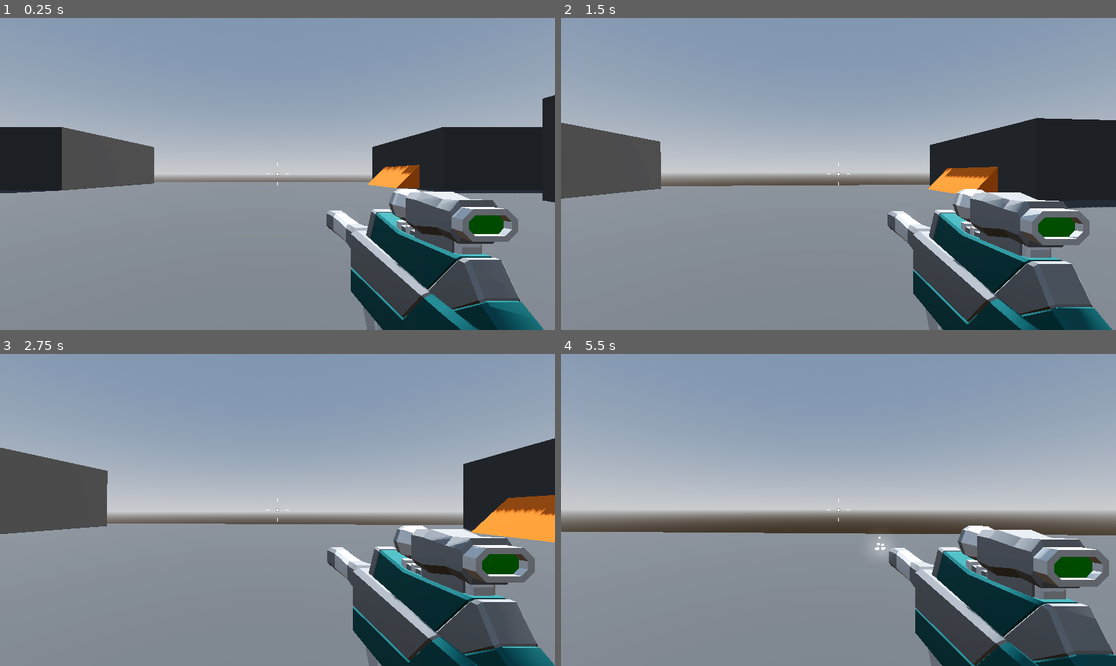
Above: before the commit, frames 1-4 (two rows, left to right).
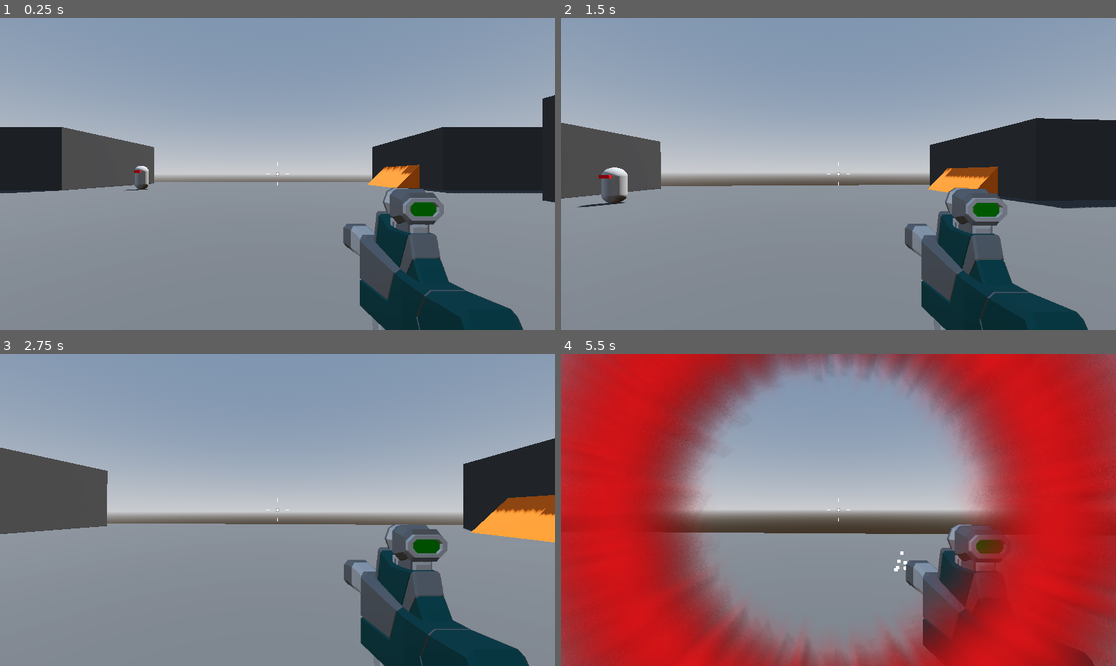
Above: after the commit, the same moments.

Repository: RileyWaldo/RoboRampage
Game: Godot game, scene res://Levels/SandBox.tscn
Two runs of this game, one before a commit and one after it. Both use one fixed random seed, a clock stepped at 60 frames per second and the inputs below.
Inputs (mouse positions are in pixels of both pictures, inside the frame that each line leads up to):
- Up to frame 1 (0.25 s): no input
- Up to frame 2 (1.5 s): tap Enter at 0.5 s; move the mouse to (832, 180) at 0.52 s; press the mouse at (832, 180) at 0.53 s; hold W (moveForward) from 0.53 s (still down); tap Space (jump) at 0.77 s; move the mouse to (877, 177) at 1.27 s; release the mouse at (877, 177) at 1.28 s; click (877, 177) at 1.35 s
- Up to frame 3 (2.75 s): keep holding W (moveForward); tap Space (jump) at 1.52 s; move the mouse to (233, 506) at 2.02 s; press the mouse at (233, 506) at 2.03 s
- Up to frame 4 (5.5 s): move the mouse to (844, 510) at 2.77 s; release W (moveForward) at 2.78 s; release the mouse at (844, 510) at 2.78 s; hold A (moveLeft) 2.78-3.53 s; click (844, 510) at 2.85 s; tap Space (jump) at 3.02, 3.77, 4.52 s; move the mouse to (816, 503) at 3.52 s; press the mouse at (816, 503) at 3.53 s; hold W (moveForward) from 3.53 s (still down); move the mouse to (866, 510) at 4.27 s; release the mouse at (866, 510) at 4.28 s; click (866, 510) at 4.35 s; move the mouse to (810, 510) at 5.02 s; press the mouse at (810, 510) at 5.03 s

The runs differ from the first frame. In frame 1, 8.7% of the frame differs, in the area x 22-98%, y 47-100%; in frame 2, 9.5%; in frame 3, 9.3%; in frame 4, 66%, in the area x 0-100%, y 0-100%.

Commit message:
Added game over

Diff:
--- /dev/null
+++ b/GameObjects/GameOverMenu.tscn
@@ -0,0 +1,69 @@
+[gd_scene load_steps=5 format=3 uid="uid://2n6ncod8u278"]
+
+[ext_resource type="FontFile" uid="uid://cemykaucqg8h" path="res://Assets/Staatliches/Staatliches-Regular.ttf" id="1_5y2gc"]
+[ext_resource type="Script" uid="uid://e1be8j5s2ro0" path="res://Scripts/GameOverMenu.gd" id="2_i77vu"]
+
+[sub_resource type="Theme" id="Theme_i77vu"]
+default_font = ExtResource("1_5y2gc")
+default_font_size = 64
+
+[sub_resource type="LabelSettings" id="LabelSettings_gkinh"]
+font_size = 24
+
+[node name="GameOverMenu" type="Control"]
+process_mode = 3
+layout_mode = 3
+anchors_preset = 15
+anchor_right = 1.0
+anchor_bottom = 1.0
+grow_horizontal = 2
+grow_vertical = 2
+theme = SubResource("Theme_i77vu")
+script = ExtResource("2_i77vu")
+
+[node name="Background" type="ColorRect" parent="."]
+layout_mode = 1
+anchors_preset = 15
+anchor_right = 1.0
+anchor_bottom = 1.0
+grow_horizontal = 2
+grow_vertical = 2
+color = Color(0.11612659, 0.11612659, 0.116126545, 0.7764706)
+
+[node name="CenterContainer" type="CenterContainer" parent="."]
+layout_mode = 1
+anchors_preset = 15
+anchor_right = 1.0
+anchor_bottom = 1.0
+grow_horizontal = 2
+grow_vertical = 2
+
+[node name="VBoxContainer" type="VBoxContainer" parent="CenterContainer"]
+custom_minimum_size = Vector2(512, 0)
+layout_mode = 2
+
+[node name="Label" type="Label" parent="CenterContainer/VBoxContainer"]
+layout_mode = 2
+text = "You're dead.
+Your friends are dead.
+Your family's dead.
+Your fuckin' pets are bein' skinned alive.
+Your mom's a fuckin' whore.
+You suck at life.
+The whole world hates you.
+You're goin' to Hell.
+Live with it.
+Game Over."
+label_settings = SubResource("LabelSettings_gkinh")
+horizontal_alignment = 1
+
+[node name="RestartButton" type="Button" parent="CenterContainer/VBoxContainer"]
+layout_mode = 2
+text = "Retry"
+
+[node name="QuitButton" type="Button" parent="CenterContainer/VBoxContainer"]
+layout_mode = 2
+text = "Quoet"
+
+[connection signal="pressed" from="CenterContainer/VBoxContainer/RestartButton" to="." method="_on_restart_button_pressed"]
+[connection signal="pressed" from="CenterContainer/VBoxContainer/QuitButton" to="." method="_on_quit_button_pressed"]
--- a/GameObjects/Player.tscn
+++ b/GameObjects/Player.tscn
@@ -1,13 +1,76 @@
-[gd_scene load_steps=7 format=3 uid="uid://dimljn12f5j31"]
+[gd_scene load_steps=12 format=3 uid="uid://dimljn12f5j31"]
 
 [ext_resource type="Script" uid="uid://rpjsjcxah425" path="res://Scripts/Player.gd" id="1_lu7l2"]
 [ext_resource type="Script" uid="uid://bgdqv05exlrcj" path="res://Scripts/SmoothCamera.gd" id="2_nj4ej"]
 [ext_resource type="Script" uid="uid://idrij1veldtp" path="res://Scripts/Crossheir.gd" id="3_0yq7s"]
 [ext_resource type="PackedScene" uid="uid://bsei41k7wqabo" path="res://GameObjects/SMG.tscn" id="3_hwx2g"]
+[ext_resource type="Texture2D" uid="uid://b6lpow0xh5x4y" path="res://Assets/damage.png" id="5_ortbp"]
+[ext_resource type="PackedScene" uid="uid://2n6ncod8u278" path="res://GameObjects/GameOverMenu.tscn" id="6_hfly6"]
 
 [sub_resource type="CapsuleMesh" id="CapsuleMesh_y23oo"]
 
 [sub_resource type="CapsuleShape3D" id="CapsuleShape3D_360t6"]
+
+[sub_resource type="Animation" id="Animation_hfly6"]
+resource_name = "TakeDamage"
+length = 0.4
+tracks/0/type = "value"
+tracks/0/imported = false
+tracks/0/enabled = true
+tracks/0/path = NodePath(".:scale")
+tracks/0/interp = 1
+tracks/0/loop_wrap = true
+tracks/0/keys = {
+"times": PackedFloat32Array(0, 0.4),
+"transitions": PackedFloat32Array(-2, -2),
+"update": 0,
+"values": [Vector2(1, 1), Vector2(1.5, 1.5)]
+}
+tracks/1/type = "value"
+tracks/1/imported = false
+tracks/1/enabled = true
+tracks/1/path = NodePath(".:modulate")
+tracks/1/interp = 1
+tracks/1/loop_wrap = true
+tracks/1/keys = {
+"times": PackedFloat32Array(0, 0.4),
+"transitions": PackedFloat32Array(-2, -2),
+"update": 0,
+"values": [Color(1, 1, 1, 1), Color(1, 1, 1, 0)]
+}
+
+[sub_resource type="Animation" id="Animation_nukyv"]
+length = 0.001
+tracks/0/type = "value"
+tracks/0/imported = false
+tracks/0/enabled = true
+tracks/0/path = NodePath(".:scale")
+tracks/0/interp = 1
+tracks/0/loop_wrap = true
+tracks/0/keys = {
+"times": PackedFloat32Array(0),
+"transitions": PackedFloat32Array(1),
+"update": 0,
+"values": [Vector2(1, 1)]
+}
+tracks/1/type = "value"
+tracks/1/imported = false
+tracks/1/enabled = true
+tracks/1/path = NodePath(".:modulate")
+tracks/1/interp = 1
+tracks/1/loop_wrap = true
+tracks/1/keys = {
+"times": PackedFloat32Array(0),
+"transitions": PackedFloat32Array(1),
+"update": 0,
+"values": [Color(1, 1, 1, 0)]
+}
+
+[sub_resource type="AnimationLibrary" id="AnimationLibrary_v8uht"]
+_data = {
+&"RESET": SubResource("Animation_nukyv"),
+&"TakeDamage": SubResource("Animation_hfly6")
+}
 
 [node name="Player" type="CharacterBody3D" groups=["player"]]
 script = ExtResource("1_lu7l2")
@@ -24,11 +87,61 @@
 transform = Transform3D(1, 0, 0, 0, 1, 0, 0, 0, 1, 0, 1.3, 0)
 
 [node name="SmoothCamera" type="Camera3D" parent="CameraPivot"]
-transform = Transform3D(1, 0, 0, 0, 1, 0, 0, 0, 1, 0, 1.3, 0)
+transform = Transform3D(1, 0, 0, 0, 1, 0, 0, 0, 1, 0, 1.2810733, 0)
 top_level = true
+cull_mask = 1048573
 script = ExtResource("2_nj4ej")
 
+[node name="RemoteTransform3D" type="RemoteTransform3D" parent="CameraPivot/SmoothCamera"]
+remote_path = NodePath("../../../SubViewportContainer/SubViewport/Camera3D")
+
 [node name="HitScanSMG" parent="CameraPivot" instance=ExtResource("3_hwx2g")]
+
+[node name="Suppressors_003" parent="CameraPivot/HitScanSMG/SMG" index="0"]
+layers = 2
+
+[node name="Part_024" parent="CameraPivot/HitScanSMG/SMG" index="1"]
+layers = 2
+
+[node name="Rail_009" parent="CameraPivot/HitScanSMG/SMG" index="2"]
+layers = 2
+
+[node name="Grip_017" parent="CameraPivot/HitScanSMG/SMG" index="3"]
+layers = 2
+
+[node name="Charger_011" parent="CameraPivot/HitScanSMG/SMG" index="4"]
+layers = 2
+
+[node name="Scope_016" parent="CameraPivot/HitScanSMG/SMG" index="5"]
+layers = 2
+
+[node name="Part_029" parent="CameraPivot/HitScanSMG/SMG" index="6"]
+layers = 2
+
+[node name="Part_030" parent="CameraPivot/HitScanSMG/SMG" index="7"]
+layers = 2
+
+[node name="Gun butt_012" parent="CameraPivot/HitScanSMG/SMG" index="8"]
+layers = 2
+
+[node name="SubViewportContainer" type="SubViewportContainer" parent="."]
+anchors_preset = 15
+anchor_right = 1.0
+anchor_bottom = 1.0
+grow_horizontal = 2
+grow_vertical = 2
+stretch = true
+
+[node name="SubViewport" type="SubViewport" parent="SubViewportContainer"]
+transparent_bg = true
+handle_input_locally = false
+size = Vector2i(1152, 648)
+render_target_update_mode = 4
+
+[node name="Camera3D" type="Camera3D" parent="SubViewportContainer/SubViewport"]
+transform = Transform3D(1, 0, 0, 0, 1, 0, 0, 0, 1, 0, 1.2810733, 0)
+cull_mask = 2
+fov = 40.0
 
 [node name="CenterContainer" type="CenterContainer" parent="."]
 anchors_preset = 15
@@ -40,3 +153,24 @@
 [node name="Crossheir" type="Control" parent="CenterContainer"]
 layout_mode = 2
 script = ExtResource("3_0yq7s")
+
+[node name="DamageOverlay" type="TextureRect" parent="."]
+modulate = Color(1, 1, 1, 0)
+anchors_preset = 15
+anchor_right = 1.0
+anchor_bottom = 1.0
+grow_horizontal = 2
+grow_vertical = 2
+pivot_offset = Vector2(576, 324)
+texture = ExtResource("5_ortbp")
+
+[node name="AnimationPlayer" type="AnimationPlayer" parent="DamageOverlay"]
+libraries = {
+&"": SubResource("AnimationLibrary_v8uht")
+}
+autoplay = "RESET"
+
+[node name="GameOverMenu" parent="." instance=ExtResource("6_hfly6")]
+
+[editable path="CameraPivot/HitScanSMG"]
+[editable path="CameraPivot/HitScanSMG/SMG"]
--- a/GameObjects/SMG.tscn
+++ b/GameObjects/SMG.tscn
@@ -33,10 +33,11 @@
 sparks = ExtResource("2_n77aa")
 
 [node name="SMG" parent="." index="1" instance=ExtResource("2_3ihdv")]
-transform = Transform3D(1, 0, 0, 0, 1, 0, 0, 0, 1, 0.405, -0.366, -0.345)
+transform = Transform3D(1, 0, 0, 0, 1, 0, 0, 0, 1, 0.405, -0.366, -1.139842)
 
 [node name="MuzzleFlash" type="GPUParticles3D" parent="." index="3"]
-transform = Transform3D(1, 0, 0, 0, 1, 0, 0, 0, 1, 0.4049468, -0.31663376, -1.4722493)
+transform = Transform3D(1, 0, 0, 0, 1, 0, 0, 0, 1, 0.4049468, -0.31663376, -2.2268689)
+layers = 2
 material_override = SubResource("StandardMaterial3D_m78fw")
 cast_shadow = 0
 emitting = false
--- a/Levels/SandBox.tscn
+++ b/Levels/SandBox.tscn
@@ -135,3 +135,6 @@
 
 [node name="Enemy" parent="." instance=ExtResource("4_yawbu")]
 transform = Transform3D(1, 0, 0, 0, 1, 0, 0, 0, 1, 26.511864, 0, -29.194426)
+
+[node name="Enemy2" parent="." instance=ExtResource("4_yawbu")]
+transform = Transform3D(1, 0, 0, 0, 1, 0, 0, 0, 1, -11.488136, 0, -17.194426)
--- /dev/null
+++ b/Scripts/GameOverMenu.gd
@@ -0,0 +1,17 @@
+extends Control
+
+func _ready() -> void:
+	visible = false
+
+func GameOver() -> void:
+	visible = true
+	Input.mouse_mode = Input.MOUSE_MODE_VISIBLE
+	get_tree().paused = true
+
+func _on_restart_button_pressed() -> void:
+	get_tree().paused = false
+	get_tree().reload_current_scene()
+
+
+func _on_quit_button_pressed() -> void:
+	get_tree().quit()
--- a/Scripts/Player.gd
+++ b/Scripts/Player.gd
@@ -9,13 +9,17 @@
 
 var health: int = maxHealth:
 	set(value):
+		if(value < health):
+			damageOverlay.stop(false)
+			damageOverlay.play("TakeDamage")
 		health = value
 		if(health <= 0):
 			Die()
 var mouseMotion: Vector2 = Vector2.ZERO
 
 @onready var cameraPivot: Node3D = $CameraPivot
-
+@onready var damageOverlay: AnimationPlayer = $DamageOverlay/AnimationPlayer
+@onready var gameOverMenu: Control = $GameOverMenu
 
 func _ready() -> void:
 	Input.mouse_mode = Input.MOUSE_MODE_CAPTURED
@@ -52,10 +56,10 @@
 		if(Input.mouse_mode == Input.MOUSE_MODE_CAPTURED):
 			mouseMotion = -event.relative * 0.001
 
-	if(event is InputEventMouseButton):
-		if(event.pressed and event.button_index == MOUSE_BUTTON_LEFT):
-			if(Input.mouse_mode == Input.MOUSE_MODE_VISIBLE):
-				Input.mouse_mode = Input.MOUSE_MODE_CAPTURED
+		if(event is InputEventMouseButton):
+			if(event.pressed and event.button_index == MOUSE_BUTTON_LEFT):
+				if(Input.mouse_mode == Input.MOUSE_MODE_VISIBLE):
+					Input.mouse_mode = Input.MOUSE_MODE_CAPTURED
 
 	if(event.is_action_pressed("ui_cancel")):
 		if(Input.mouse_mode == Input.MOUSE_MODE_CAPTURED):
@@ -70,4 +74,4 @@
 	mouseMotion = Vector2.ZERO
 
 func Die() -> void:
-	get_tree().reload_current_scene()
+	gameOverMenu.GameOver()
Not shown, added: Assets/Staatliches/OFL.txt
Binary file added: Assets/Staatliches/Staatliches-Regular.ttf
Not shown, added: Assets/Staatliches/Staatliches-Regular.ttf.import
Binary file added: Assets/damage.png
Not shown, added: Assets/damage.png.import
Not shown, added: Scripts/GameOverMenu.gd.uid
